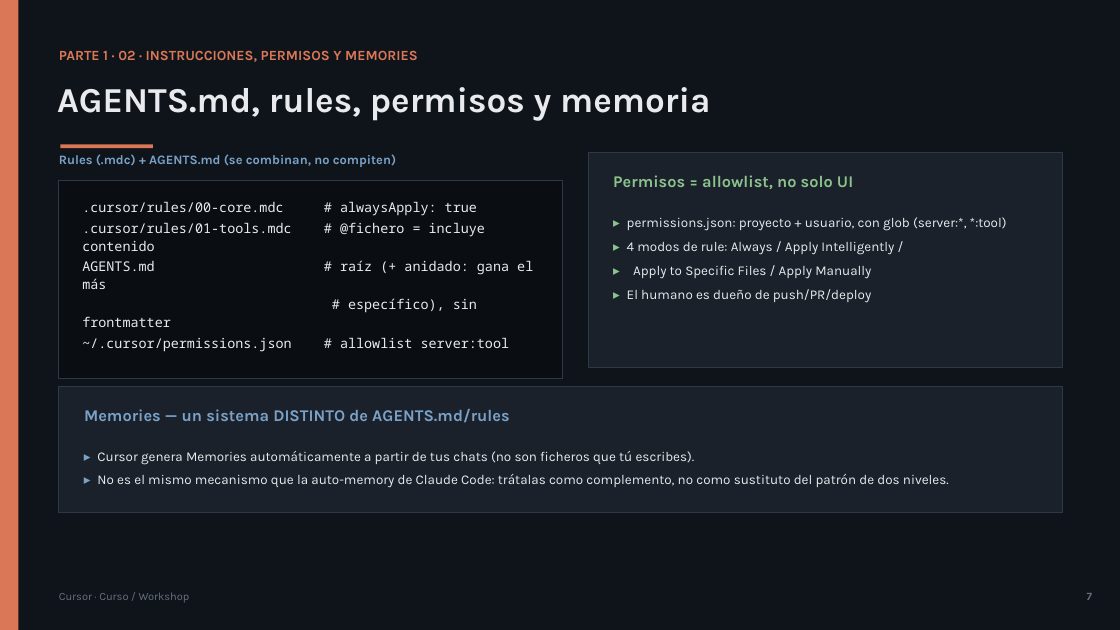
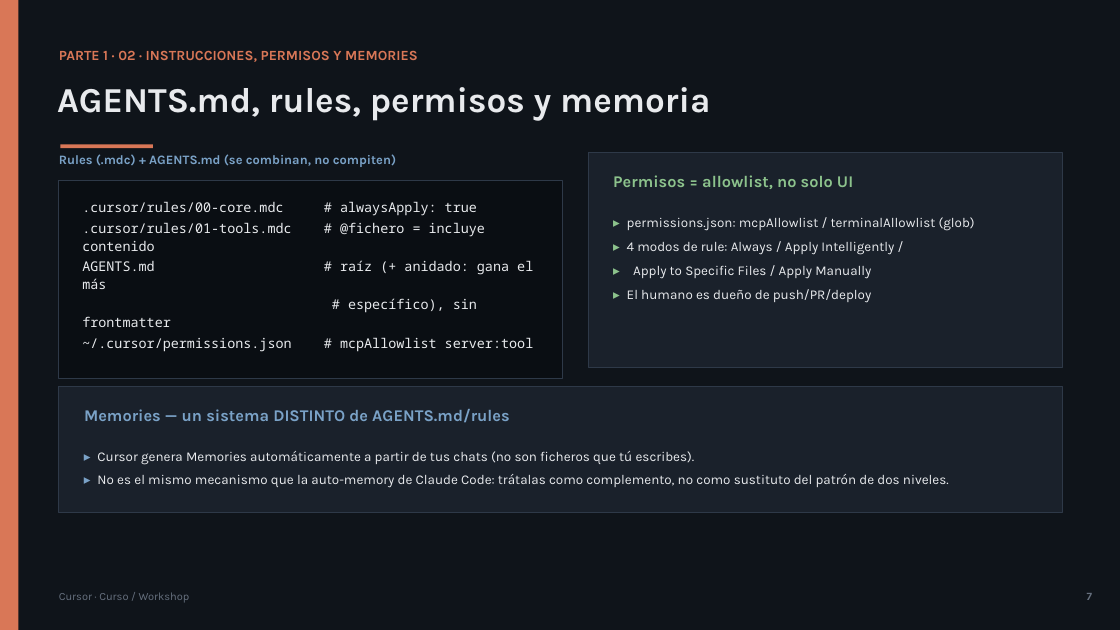
Before and after one commit to olonok69/cursor_code_ml_engineer, a slide deck: slide 7 of presentacion/Cursor_Presentacion.pptx. Drawn at 1120x630 pixels with LibreOffice and Linux fonts; fonts in the diff are those of the drawing. Boxes give left, top, right and bottom in pixels: in the first picture for what was removed or moved away, otherwise in the second. Text is boxed around its words. In the diff, an @@ line names an element or a change of style, - is before the commit and + after.

Commit message:
cursor review

```diff
--- a/presentacion/Cursor_Presentacion.pptx
+++ b/presentacion/Cursor_Presentacion.pptx
@@ text at (x1=627, y1=217, x2=975, y2=231): text changed @@
-▸ permissions.json: proyecto + usuario, con glob (server:*, *:tool)
+▸ permissions.json: mcpAllowlist / terminalAllowlist (glob)
@@ text at (x1=82, y1=337, x2=534, y2=352): text changed @@
-~/.cursor/permissions.json # allowlist server:tool
+~/.cursor/permissions.json # mcpAllowlist server:tool
```
Also in this commit, not shown: 10 other slides changed, 14 other files.
